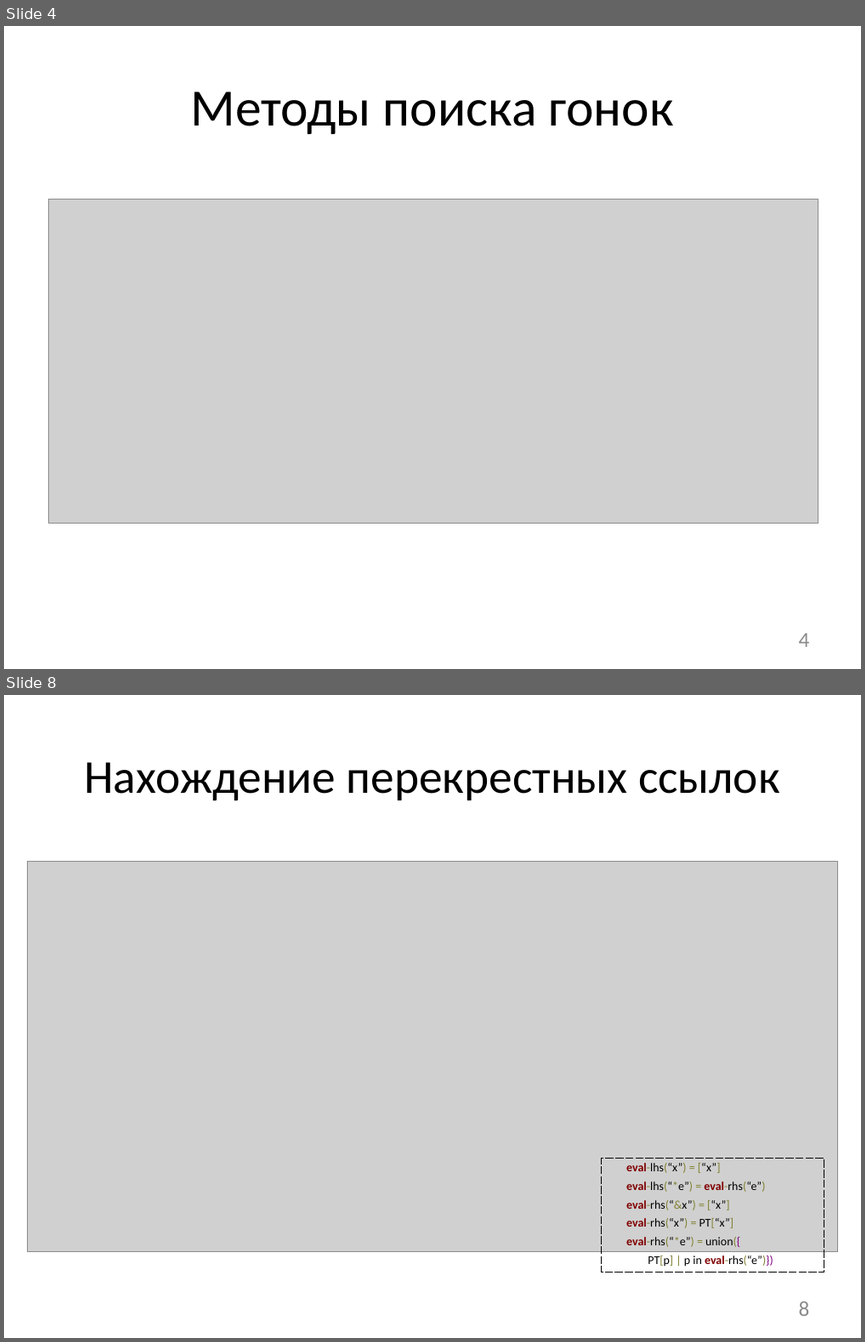
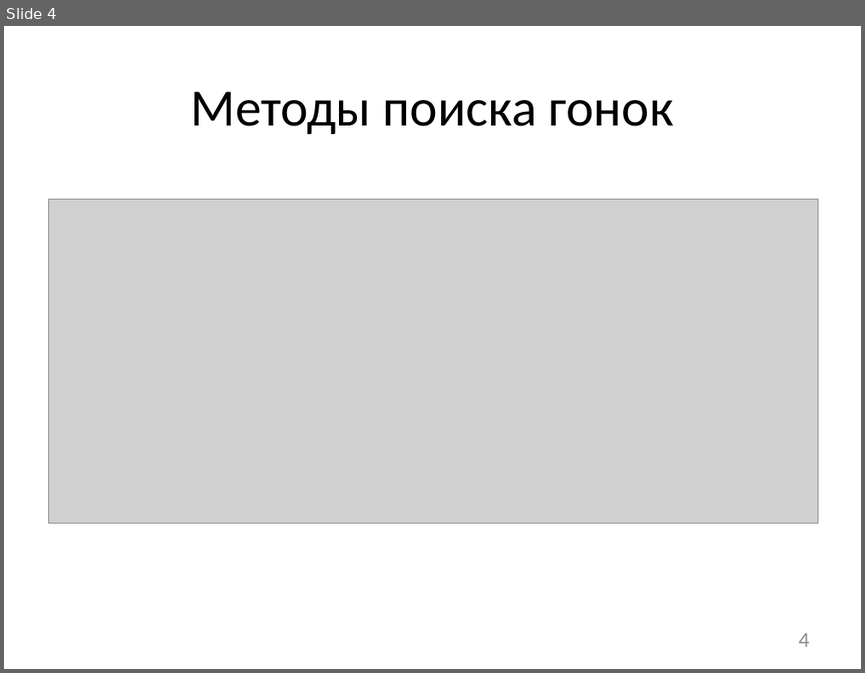
Before and after one commit to afrolovskiy/diplom, a slide deck: presentations/diplom/static race detection.pptx. Shown one above the other, each under a label of ours: slides 4 and 8 before the commit, slide 4 after it; the slides between them are not shown. The pictures are 865x1342 and 865x673 pixels, drawn with LibreOffice and Linux fonts; fonts in the diff are those of the drawing; grey boxes stand for pictures. Boxes give left, top, right and bottom in pixels: in the first picture for what was removed or moved away, otherwise in the second. Text is boxed around its words. In the diff, an @@ line names an element or a change of style, - is before the commit and + after.

```diff
--- a/presentations/diplom/static race detection.pptx
+++ b/presentations/diplom/static race detection.pptx
@@ slide 8 removed at bbox=[4, 695, 861, 1338], background #FFFFFF @@
@@ title removed at bbox=[84, 762, 780, 800] @@
-Нахождение перекрестных ссылок
@@ picture removed at bbox=[28, 862, 839, 1252] @@
@@ rectangle removed at bbox=[602, 1157, 824, 1271] @@
-eval-lhs(“x”) = [“x”]
-eval-lhs(“*e”) = eval-rhs(“e”)
-eval-rhs(“&x”) = [“x”]
-eval-rhs(“x”) = PT[“x”]
-eval-rhs(“*e”) = union({
-PT[p] | p in eval-rhs(“e”)})
@@ page number removed at bbox=[799, 1301, 810, 1315] @@
-8
```
Also in this commit, not shown: 7 slides changed, 3 slides added, 1 other slide removed, 23 other files.
